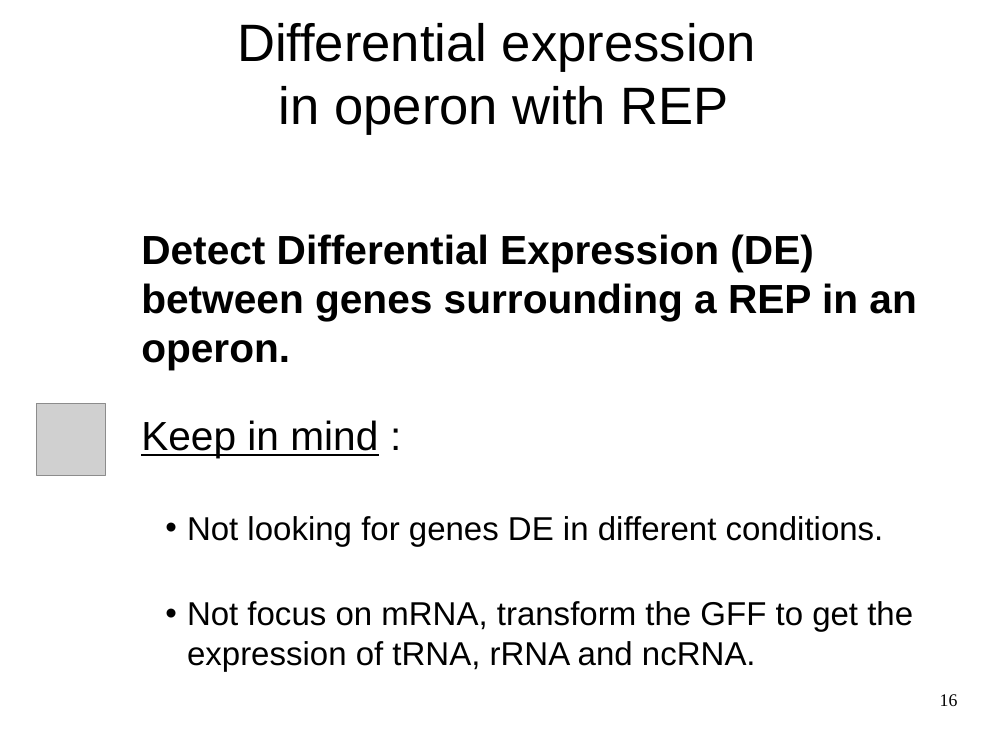
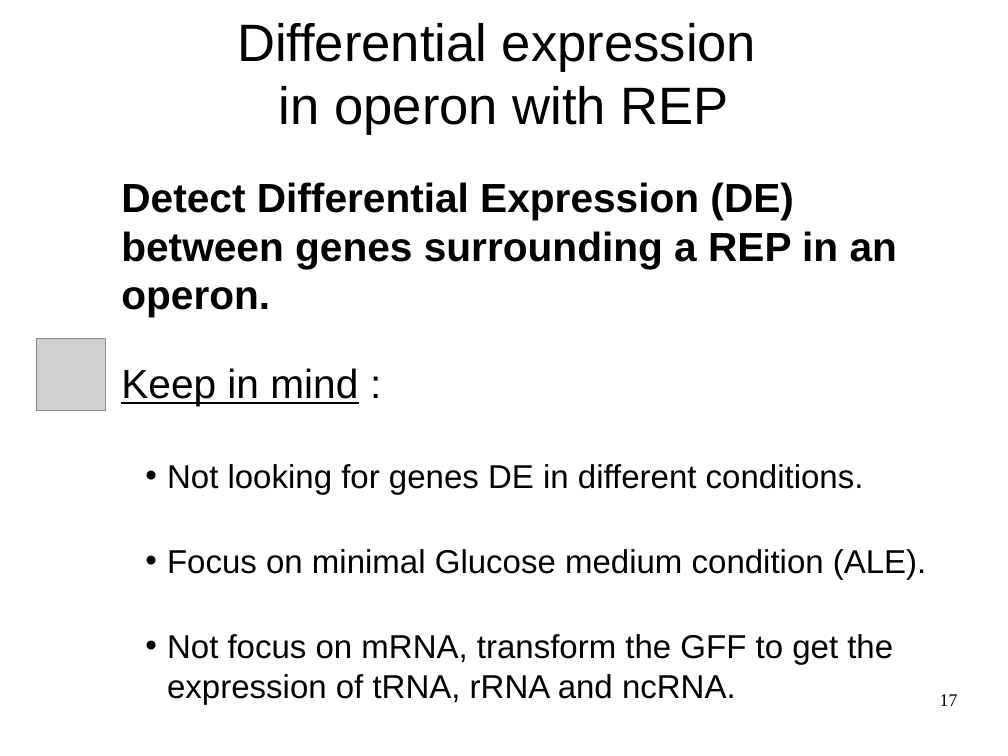
Before and after one commit to mesmeraf/stage_M2, a slide deck: slide 17 of presentation.odp (slide 16 before the commit). Drawn at 1008x756 pixels with LibreOffice and Linux fonts; fonts in the diff are those of the drawing; grey boxes stand for pictures; background and template pictures are left out. Boxes give left, top, right and bottom in pixels: in the first picture for what was removed or moved away, otherwise in the second. Text is boxed around its words. In the diff, an @@ line names an element or a change of style, - is before the commit and + after.

Commit message:
presentation REP

```diff
--- a/presentation.odp
+++ b/presentation.odp
@@ text "Detect Differential Expression (DE) between ...": place and size @@
-text "Detect Differential Expression (DE) between ..." at <box>141,234,916,670</box>
+text "Detect Differential Expression (DE) between ..." at <box>121,182,926,705</box>
@@ picture: place and size @@
-picture at <box>37,403,105,476</box>
+picture at <box>37,338,105,411</box>
@@ text at <box>167,549,926,580</box>: paragraph added @@
+• Focus on minimal Glucose medium condition (ALE).
@@ page number at <box>940,694,958,706</box>: text changed @@
-16
+17
```
Also in this commit, not shown: 1 other slide changed, 4 slides added.
